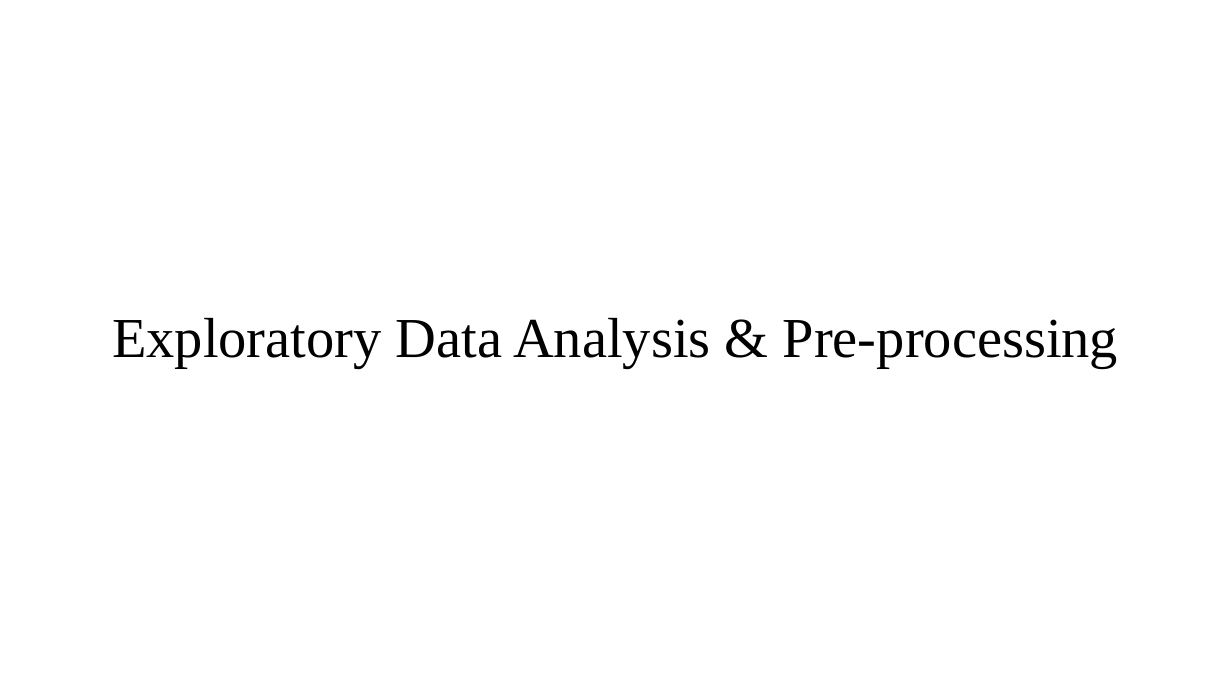
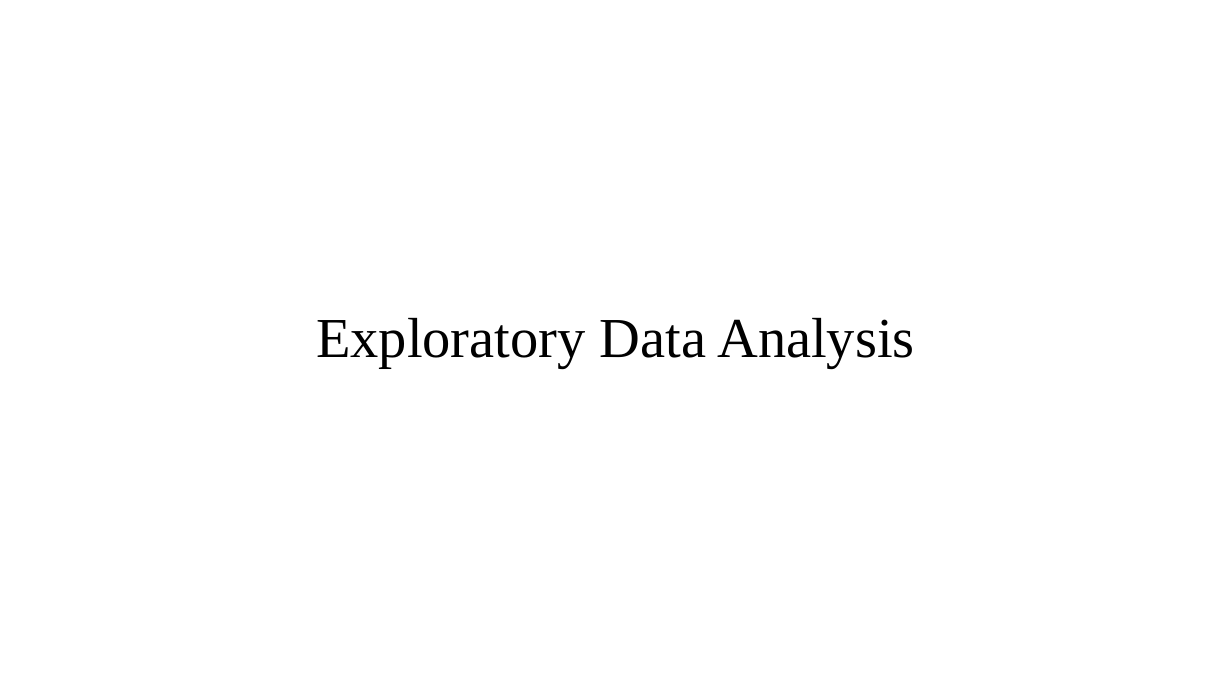
Before and after one commit to JaVonox/AIChatbot, a slide deck: slide 16 of Documentation/100505349.pptx (slide 14 before the commit). Drawn at 1232x693 pixels with LibreOffice and Linux fonts; fonts in the diff are those of the drawing. Boxes give left, top, right and bottom in pixels: in the first picture for what was removed or moved away, otherwise in the second. Text is boxed around its words. In the diff, an @@ line names an element or a change of style, - is before the commit and + after.

Commit message:
Added pre-processing

```diff
--- a/Documentation/100505349.pptx
+++ b/Documentation/100505349.pptx
@@ title at box(316, 317, 914, 368): text changed @@
-Exploratory Data Analysis & Pre-processing
+Exploratory Data Analysis
```
Also in this commit, not shown: 9 other slides changed, 3 slides added, 1 slide removed, 4 other files.
